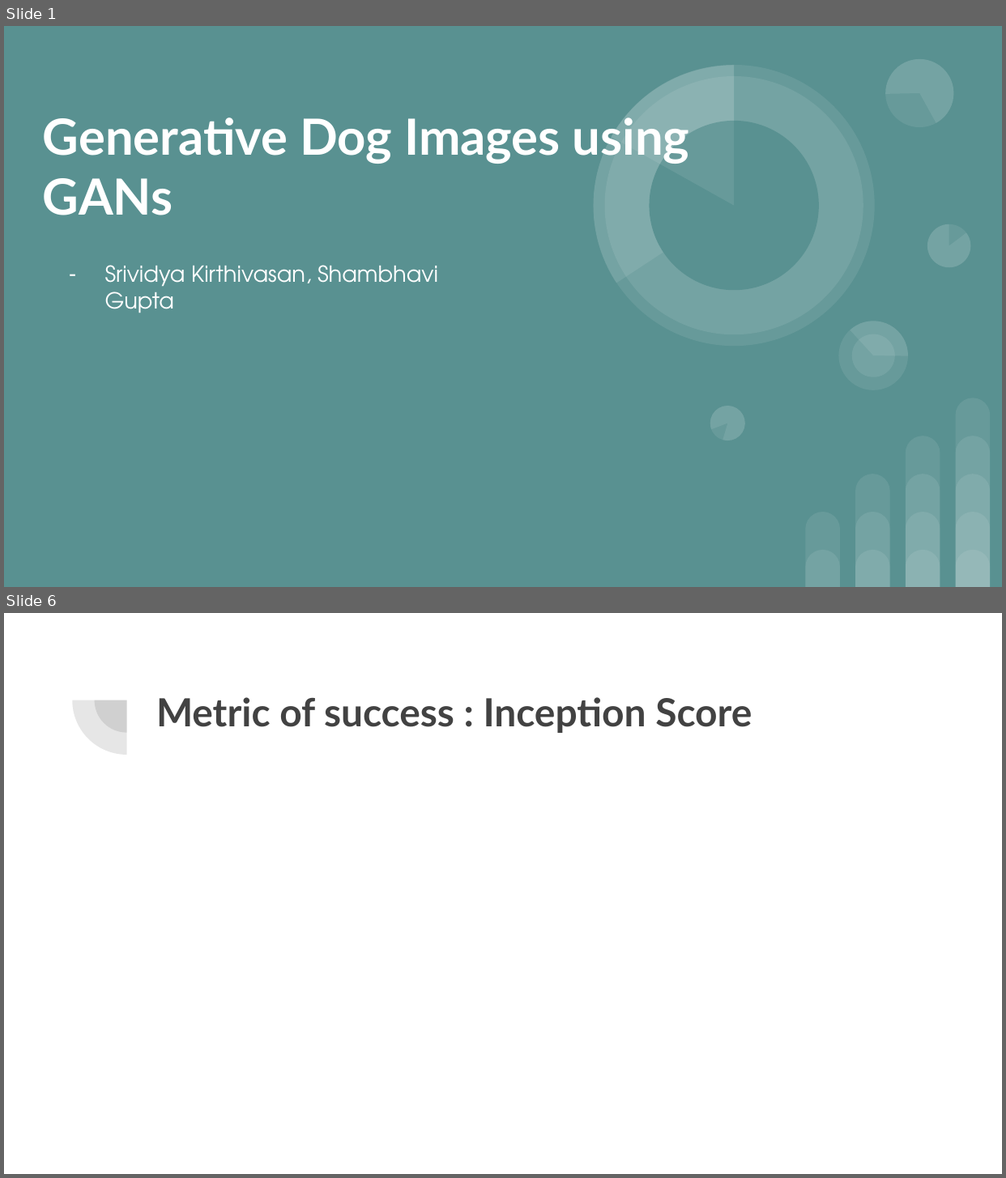
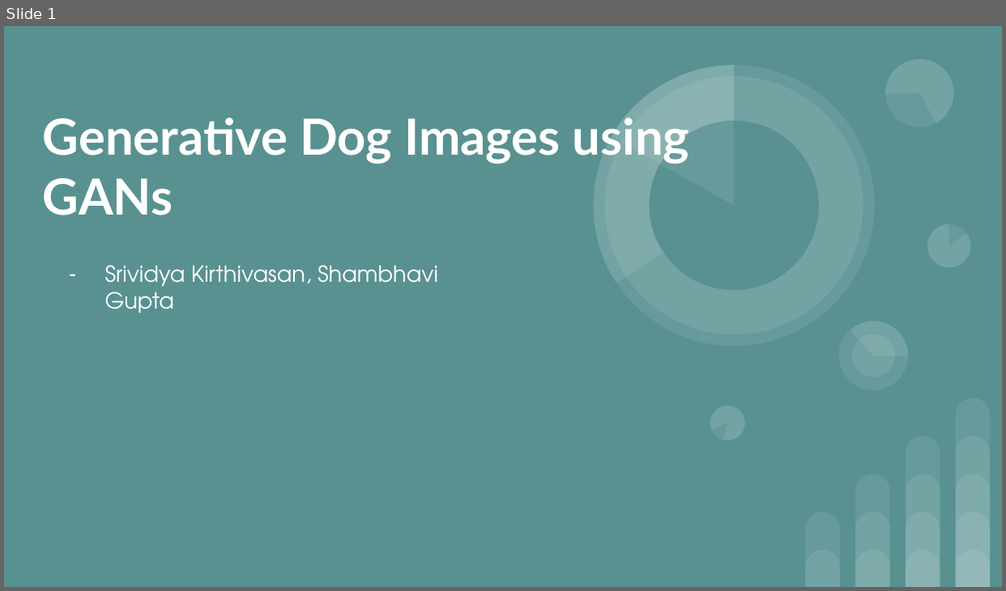
Before and after one commit to SrividyaKirti/Generative_dog_images, a slide deck: Slides_GANs.pptx. Shown one above the other, each under a label of ours: slides 1 and 6 before the commit, slide 1 after it; the slides between them are not shown. The pictures are 1006x1178 and 1006x591 pixels, drawn with LibreOffice and Linux fonts; fonts in the diff are those of the drawing. Boxes give left, top, right and bottom in pixels: in the first picture for what was removed or moved away, otherwise in the second. Text is boxed around its words. In the diff, an @@ line names an element or a change of style, - is before the commit and + after.

```diff
--- a/Slides_GANs.pptx
+++ b/Slides_GANs.pptx
@@ slide 6 removed at <box>4,613,1002,1174</box>, background #FFFFFF @@
@@ pie slice (boxed as its full ellipse) removed at <box>72,646,181,755</box> @@
@@ pie slice (boxed as its full ellipse) removed at <box>95,668,160,733</box> @@
@@ title removed at <box>156,697,752,733</box> @@
-Metric of success : Inception Score
```
Also in this commit, not shown: 4 slides changed, 5 slides added, 2 other files.
